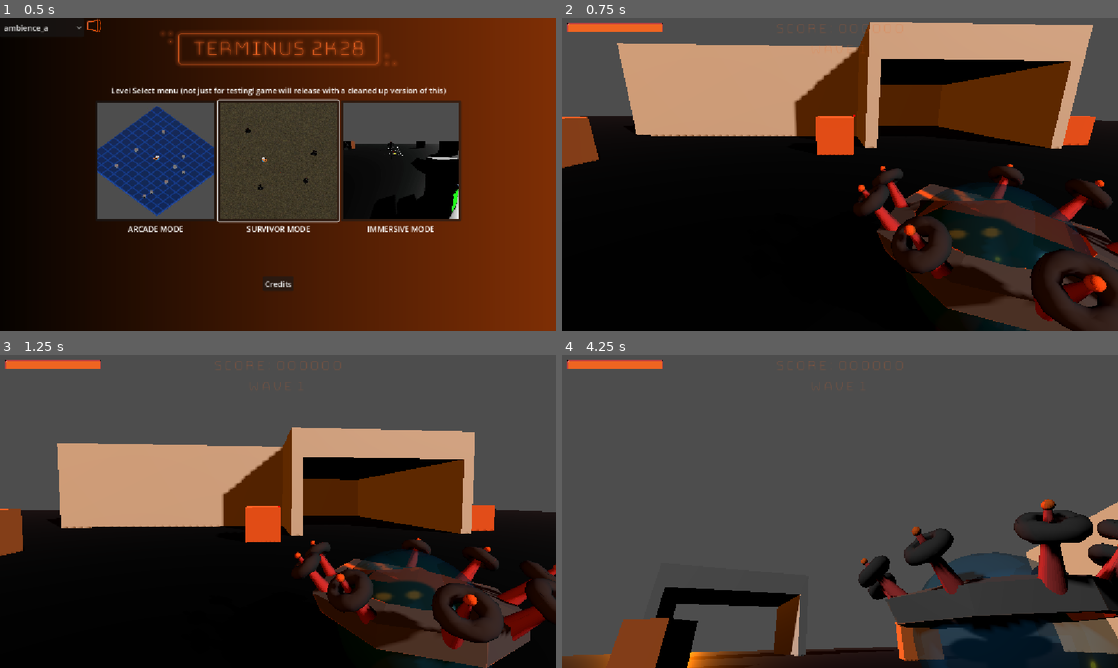
Above: before the commit, frames 1-4 (two rows, left to right).
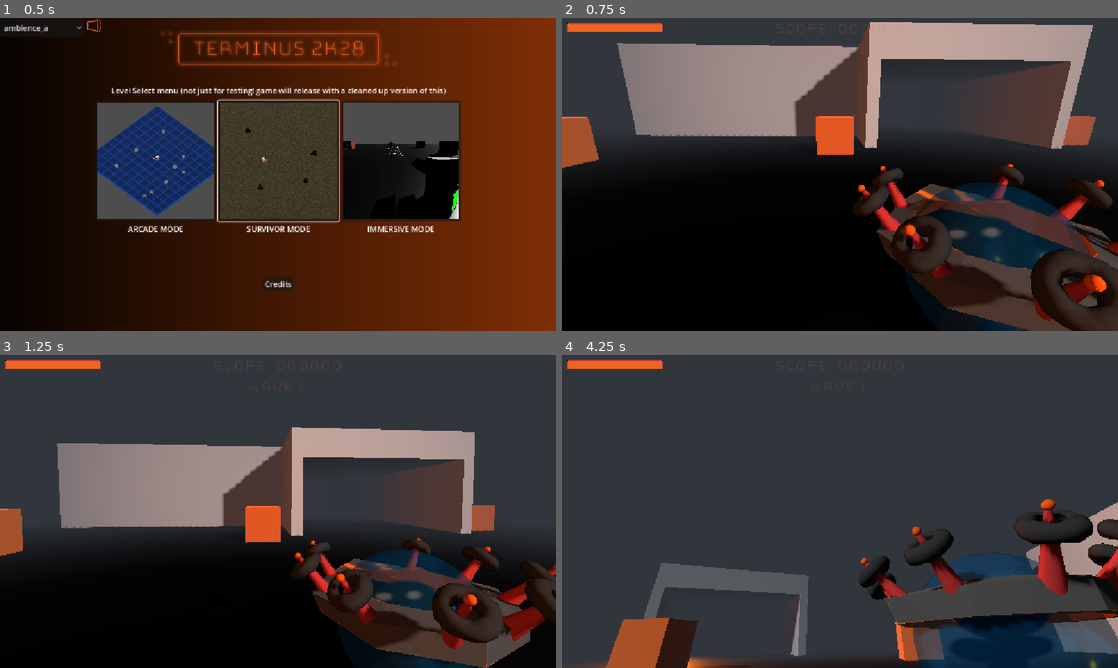
Above: after the commit, the same moments.

Repository: Gamkedo/terminus-2k28
Game: Godot game, scene res://level_menu.tscn
Same seed, same stepped clock (60 frames per second), same inputs: the game is played once before the commit and once after it.
Inputs (mouse positions are in pixels of both pictures, inside the frame that each line leads up to):
- Up to frame 1 (0.5 s): no input
- Up to frame 2 (0.75 s): click (962, 161) at 0.5 s
- Up to frame 3 (1.25 s): no input
- Up to frame 4 (4.25 s): move the mouse to (867, 511) at 1.27 s; press the mouse at (867, 511) at 1.28 s; hold W (walk_up) 1.28-2.78 s; move the mouse to (812, 511) at 2.02 s; release the mouse at (812, 511) at 2.03 s; tap X (toggle_mouse_capture) at 2.1 s; move the mouse to (895, 442) at 2.77 s; hold D (walk_right) 2.78-3.5 s; hold 0 (weapon0) 2.78-3.5 s; drag from (812, 574) to (673, 464) at 3.52 s

Frame 1 is identical in both runs. In frame 2, 42% of the frame differs, in the area x 0-100%, y 0-88%; in frame 3, 59%; in frame 4, 86%, in the area x 0-100%, y 0-100%.

Commit message:
Dark fog for immersive mode

Diff:
--- a/Scenes - Levels/areaImmersive.tscn
+++ b/Scenes - Levels/areaImmersive.tscn
@@ -103,6 +103,13 @@
 enemies = Array[ExtResource("3_m34s3")]([SubResource("Resource_c4ync"), SubResource("Resource_nl4cv"), SubResource("Resource_5v2eu")])
 metadata/_custom_type_script = "uid://emf33hlypehq"
 
+[sub_resource type="Environment" id="Environment_788xb"]
+fog_enabled = true
+fog_mode = 1
+fog_light_color = Color(0.19057477, 0.21052259, 0.24044365, 1)
+fog_density = 1.0
+fog_depth_end = 50.0
+
 [sub_resource type="BoxMesh" id="BoxMesh_y5qfa"]
 size = Vector3(128, 1, 128)
 
@@ -126,6 +133,7 @@
 
 [node name="Camera3D" type="Camera3D" parent="." unique_id=1314461]
 transform = Transform3D(0.9983916, -0.028389657, 0.049073208, 0, 0.865588, 0.50075686, -0.056693494, -0.49995145, 0.8641958, -1.8925362, 3.693531, 2.1149712)
+environment = SubResource("Environment_788xb")
 fov = 65.0
 size = 54.271
 script = ExtResource("3_itglv")
